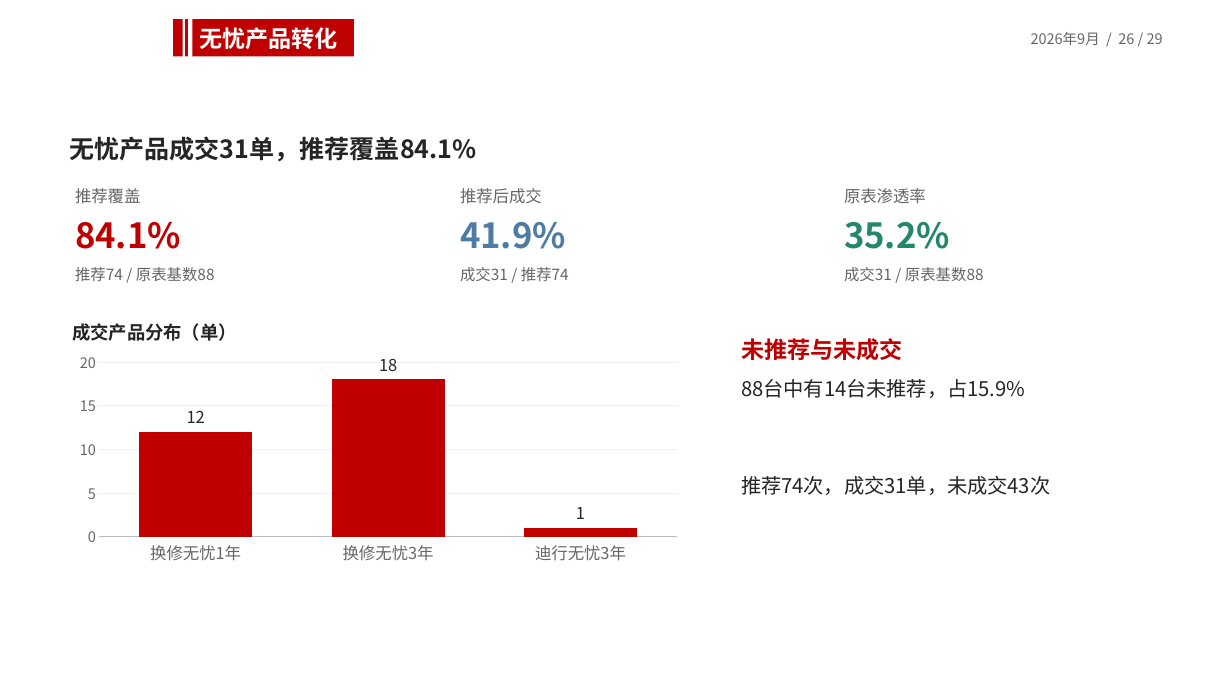
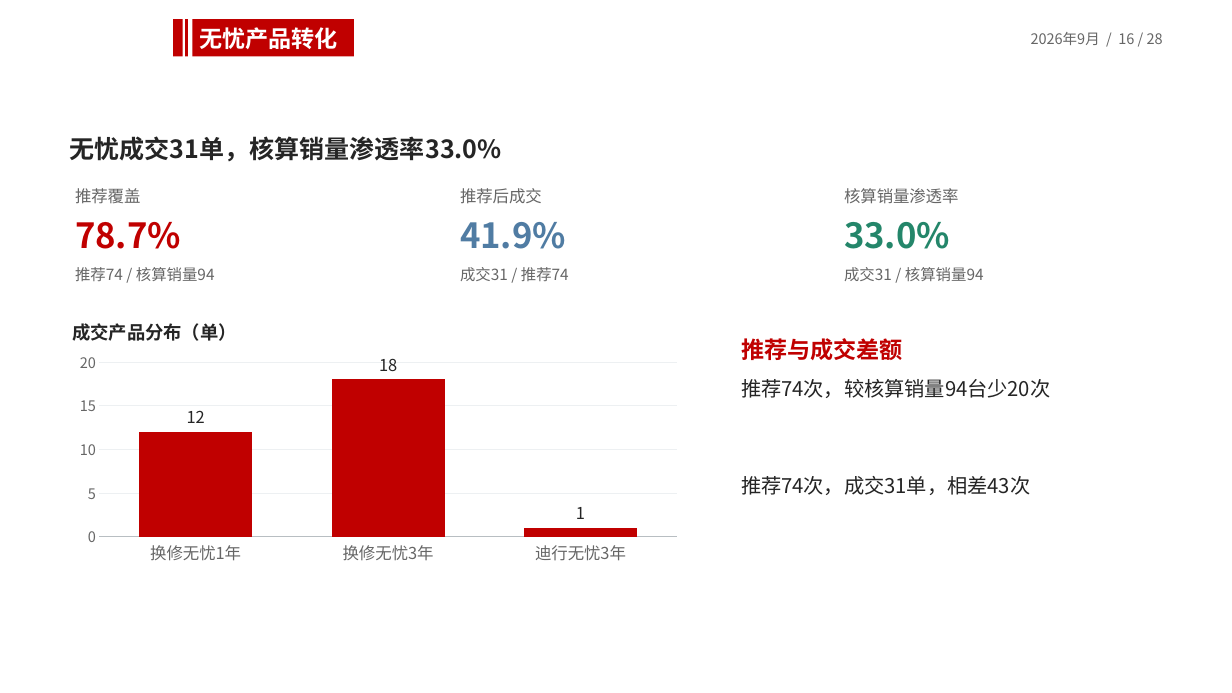
Before and after one commit to 87436173-prog/anfang, a slide deck: slide 16 of artifact-template-sales-monthly-review/assets/reference.pptx (slide 26 before the commit). Drawn at 1232x693 pixels with LibreOffice and Linux fonts; fonts in the diff are those of the drawing; background and template pictures are left out. Boxes give left, top, right and bottom in pixels: in the first picture for what was removed or moved away, otherwise in the second. Text is boxed around its words. In the diff, an @@ line names an element or a change of style, - is before the commit and + after.

```diff
--- a/artifact-template-sales-monthly-review/assets/reference.pptx
+++ b/artifact-template-sales-monthly-review/assets/reference.pptx
@@ text at box(1031, 32, 1163, 45): text changed @@
-2026年9月 / 26 / 29
+2026年9月 / 16 / 28
@@ text at box(69, 136, 502, 161): text changed @@
-无忧产品成交31单，推荐覆盖84.1%
+无忧成交31单，核算销量渗透率33.0%
@@ text at box(844, 188, 958, 204): text changed @@
-原表渗透率
+核算销量渗透率
@@ text at box(75, 222, 181, 249): text changed @@
-84.1%
+78.7%
@@ text at box(844, 222, 950, 249): text changed @@
-35.2%
+33.0%
@@ text at box(75, 267, 215, 281): text changed @@
-推荐74 / 原表基数88
+推荐74 / 核算销量94
@@ text at box(844, 267, 984, 281): text changed @@
-成交31 / 原表基数88
+成交31 / 核算销量94
@@ text at box(741, 338, 903, 360): text changed @@
-未推荐与未成交
+推荐与成交差额
@@ text at box(741, 379, 1050, 398): text changed @@
-88台中有14台未推荐，占15.9%
+推荐74次，较核算销量94台少20次
@@ text at box(741, 476, 1030, 495): text changed @@
-推荐74次，成交31单，未成交43次
+推荐74次，成交31单，相差43次
```
Also in this commit, not shown: 25 other slides changed, 1 slide removed, 5 other files.
